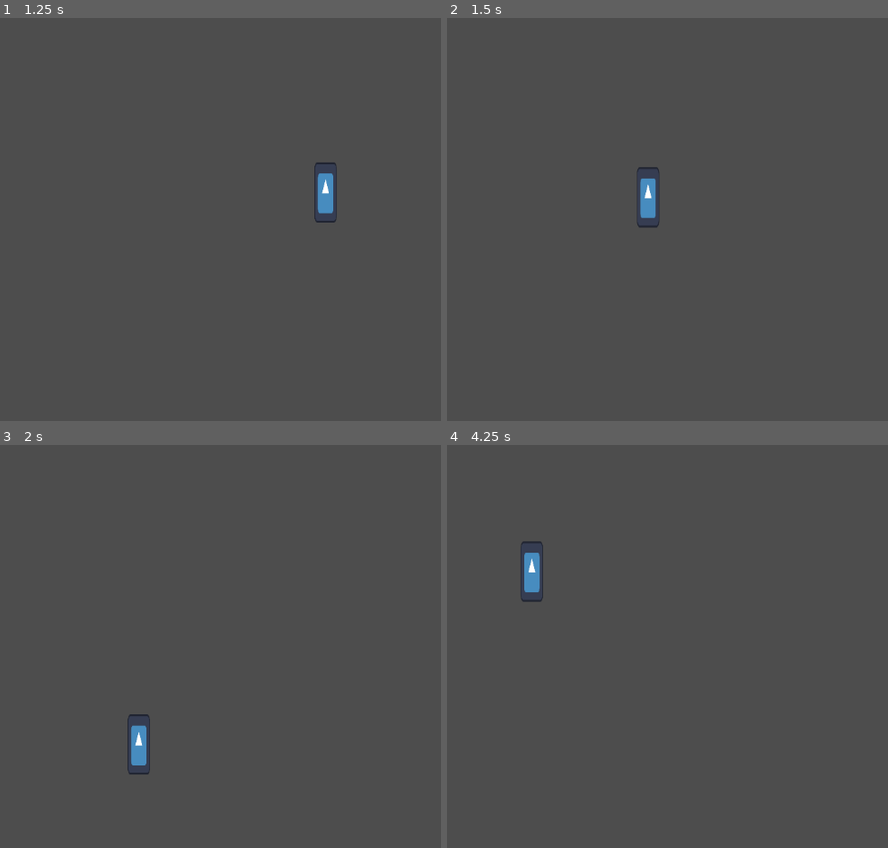
Above: before the commit, frames 1-4 (two rows, left to right).
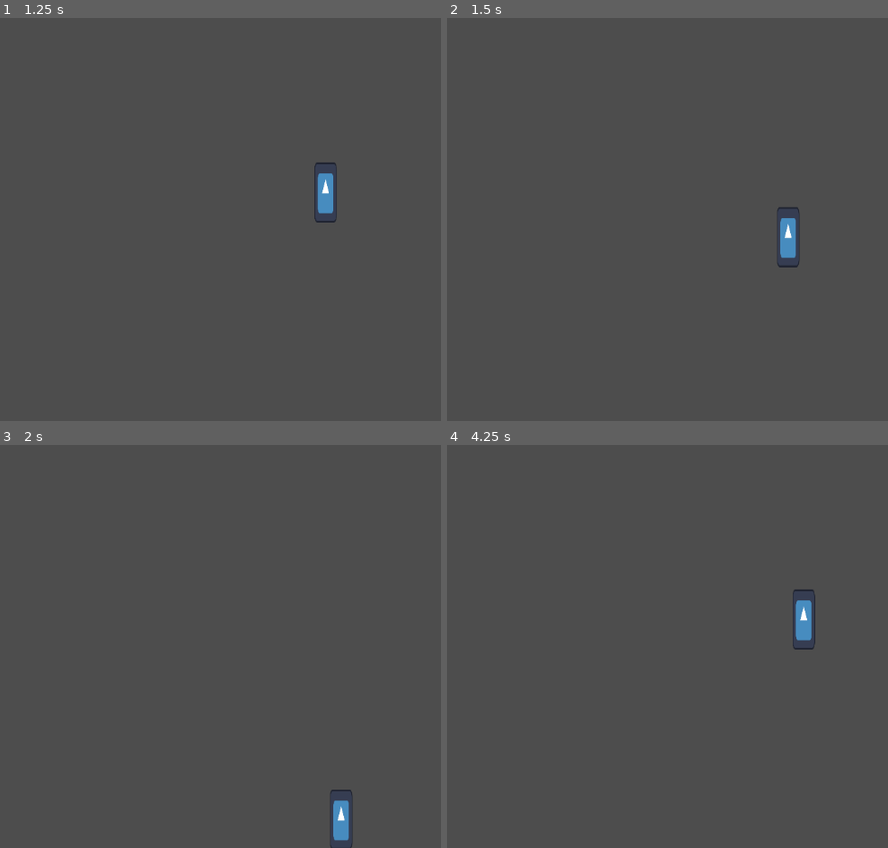
Above: after the commit, the same moments.

Repository: CR1SI/Project-W
Game: Godot game, scene res://player.tscn
The game is run twice, just before and just after one commit, with the same random seed, the same clock (stepped at 60 frames per second) and the same inputs. The project has no main scene, so this scene is started directly. The engine's default icon, where the game draws it, is replaced by a stand-in: a white triangle on a blue panel in a dark square.
Inputs (mouse positions are in pixels of both pictures, inside the frame that each line leads up to):
- Up to frame 1 (1.25 s): tap Enter at 0.5 s; move the mouse to (238, 199) at 0.52 s; hold D (right) from 0.53 s (still down); hold Shift (dodge) from 0.53 s (still down)
- Up to frame 2 (1.5 s): move the mouse to (outside the picture) at 1.27 s; release D (right) at 1.28 s; release Shift (dodge) at 1.28 s; hold S (down) from 1.28 s (still down); tap Shift (dodge) at 1.35 s
- Up to frame 3 (2 s): keep holding S (down)
- Up to frame 4 (4.25 s): move the mouse to (601, 557) at 2.02 s; release S (down) at 2.03 s; hold D (right) 2.03-2.78 s; hold Shift (dodge) 2.03-2.78 s; move the mouse to (491, 727) at 2.77 s; hold W (up) 2.78-3.53 s; tap Shift (dodge) at 2.85 s; move the mouse to (742, 706) at 3.52 s; hold A (left) from 3.53 s (still down); hold Shift (dodge) from 3.53 s (still down)

Frame 1 is identical in both runs. In frame 2, 0.9% of the frame differs, in the area x 43-80%, y 36-62%; in frame 3, 0.9%; in frame 4, 1.0%, in the area x 16-84%, y 23-51%.

Commit message:
added cooldown of 3s on dodge.

Diff:
--- a/dodge_state.gd
+++ b/dodge_state.gd
@@ -8,22 +8,24 @@
 @export var dash_speed: float = 1000.0 #this has to always be higher than the player_speed otherwise it will slow down instead.
 @export var dash_duration: float = 0.3
 
+var can_dash: bool = true
 
 var timer: float = 0.0 #makeshift timer, you could use a timer node.
 
 
 func Enter() -> void:
+	if can_dash:
+		can_dash = false
+		$Timer.start()
+		#checking what direction to dodge while in idle
+		var dash_direction = player.mouse_position-player.position
 
-
-	#checking what direction to dodge while in idle
-	var dash_direction = player.mouse_position-player.position
-
-	#checking where to dodge based on current walking vector
-	if dash_direction != Vector2.ZERO:
-		player.velocity = dash_direction.normalized() * dash_speed
-		timer = dash_duration
-	else:
-		pass
+		#checking where to dodge based on current walking vector
+		if dash_direction != Vector2.ZERO:
+			player.velocity = dash_direction.normalized() * dash_speed
+			timer = dash_duration
+		else:
+			pass
 
 func Exit() -> void:
 	player.velocity = Vector2.ZERO #when we exit we want set velocity to zero otherwise we maintain that speed.
@@ -46,3 +48,7 @@
 
 func Handle_Input(_event: InputEvent) -> State:
 	return null
+
+
+func _on_timer_timeout():
+	can_dash = true
--- a/player.tscn
+++ b/player.tscn
@@ -27,3 +27,9 @@
 
 [node name="dodge" type="Node" parent="StateMachine"]
 script = ExtResource("6_bx5m2")
+
+[node name="Timer" type="Timer" parent="StateMachine/dodge"]
+wait_time = 3.0
+one_shot = true
+
+[connection signal="timeout" from="StateMachine/dodge/Timer" to="StateMachine/dodge" method="_on_timer_timeout"]
